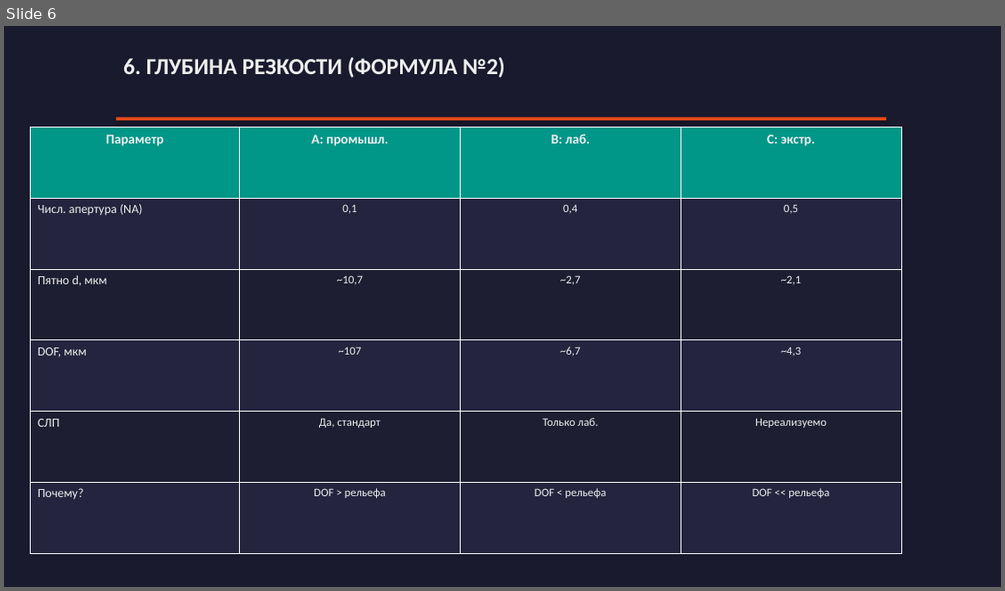
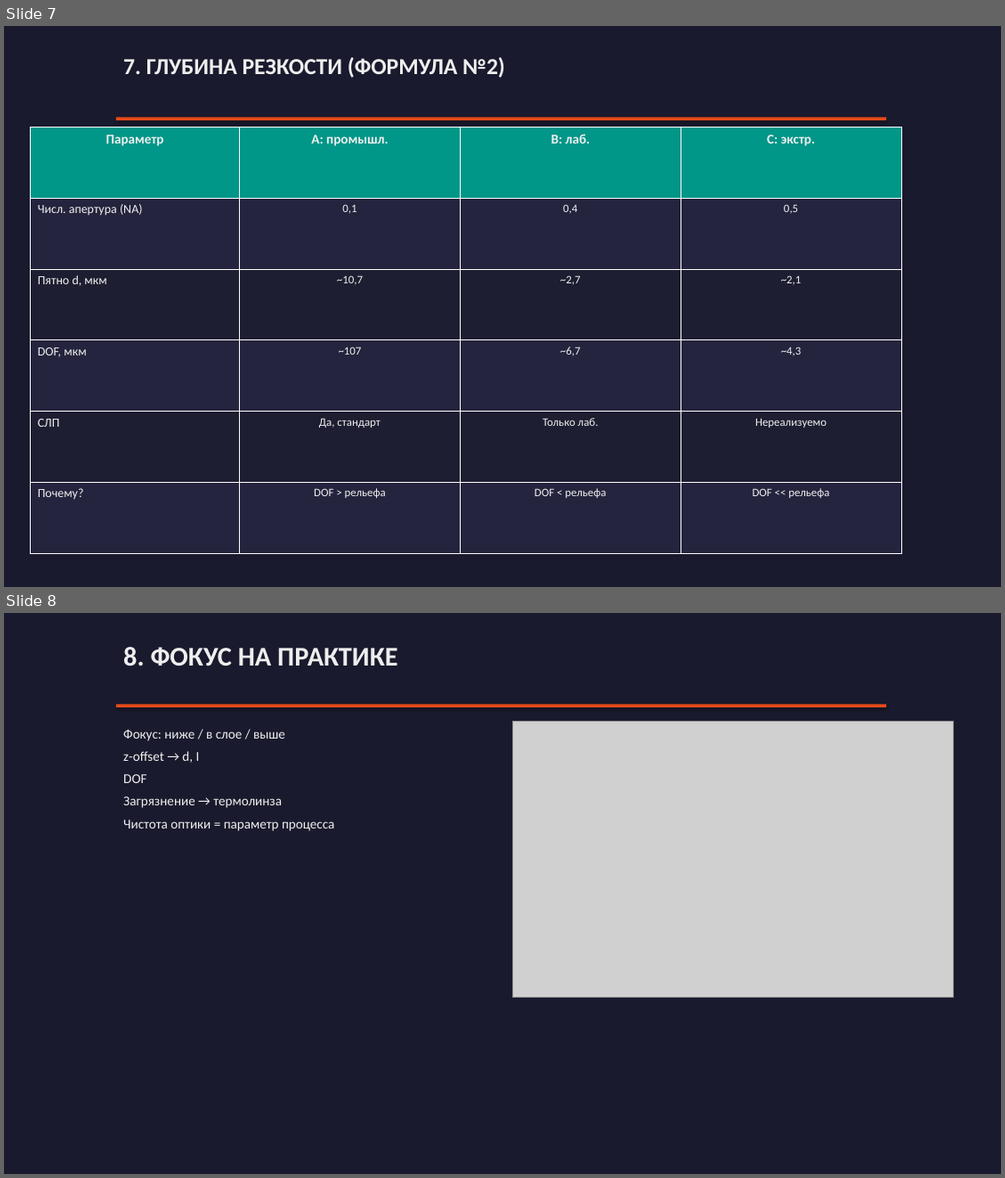
Before and after one commit to Evgeniy-makdak/Lecture-5, a slide deck: Лекция_5_Геометрическая_оптика.pptx. Shown one above the other, each under a label of ours: slide 6 before the commit, slides 7 and 8 after it. The pictures are 1005x591 and 1005x1178 pixels, drawn with LibreOffice and Linux fonts; fonts in the diff are those of the drawing; grey boxes stand for pictures. Boxes give left, top, right and bottom in pixels: in the first picture for what was removed or moved away, otherwise in the second. Text is boxed around its words. In the diff, an @@ line names an element or a change of style, - is before the commit and + after.

```diff
--- a/Лекция_5_Геометрическая_оптика.pptx
+++ b/Лекция_5_Геометрическая_оптика.pptx
@@ slide 8 added at [4, 613, 1001, 1174], background #1A1A2E @@
@@ text added at [123, 647, 397, 666], 26 pt, text #EEEEEE, bold @@
+8. ФОКУС НА ПРАКТИКЕ
@@ rectangle added at [116, 705, 886, 707], fill #E64A19 @@
@@ text added at [123, 730, 334, 831], 13 pt, text #EEEEEE @@
+Фокус: ниже / в слое / выше
+z-offset → d, I
+DOF
+Загрязнение → термолинза
+Чистота оптики = параметр процесса
@@ picture added at [512, 722, 954, 997] @@
@@ what was slide 6 is now slide 7 @@
@@ slide 7 changed as well @@
@@ text at [123, 57, 505, 78]: text changed @@
-6. ГЛУБИНА РЕЗКОСТИ (ФОРМУЛА №2)
+7. ГЛУБИНА РЕЗКОСТИ (ФОРМУЛА №2)
```
Also in this commit, not shown: 4 other slides changed, 3 other slides added, 2 slides removed, 4 other files.
